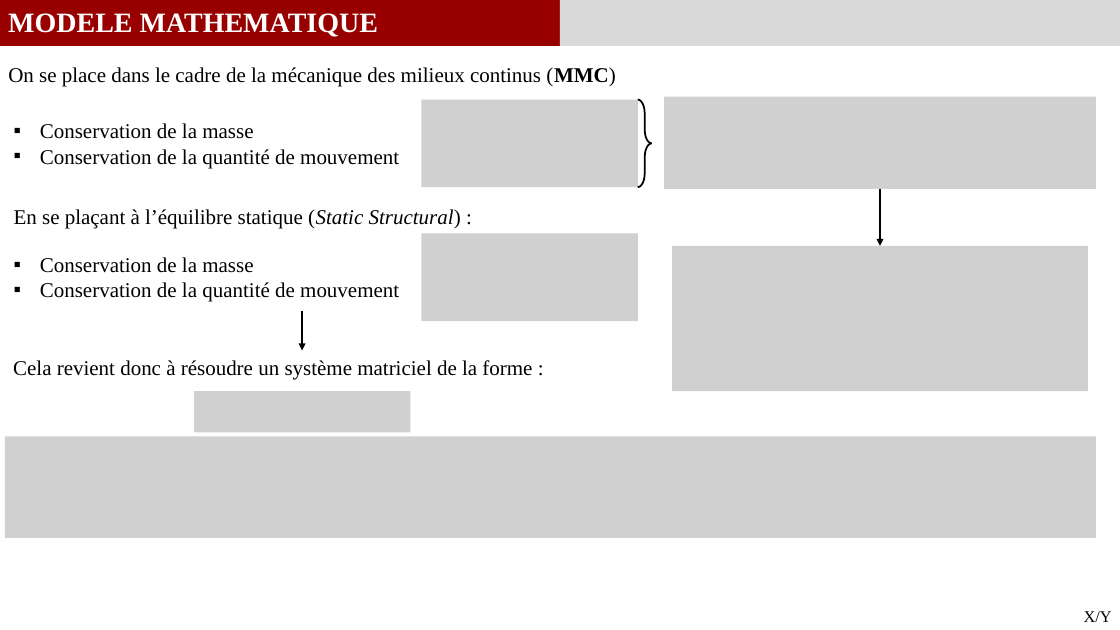
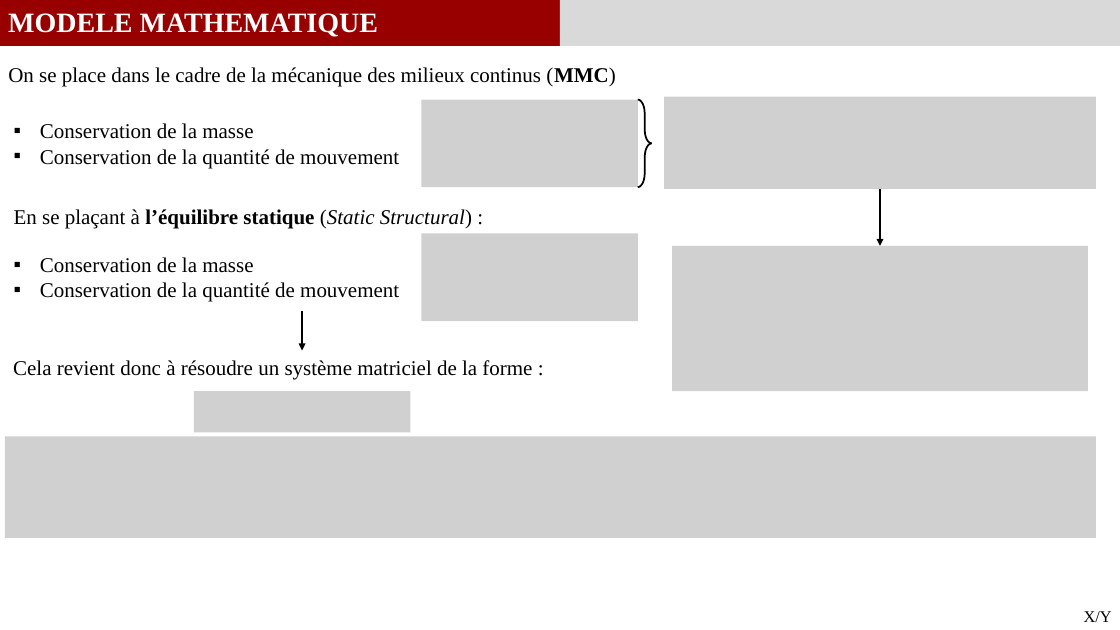
Before and after one commit to GauthierBRUNEL/MEC8211_projet, a slide deck: slide 4 of 03_Rapport/Rapport_Projet.pptx. Drawn at 1120x630 pixels with LibreOffice and Linux fonts; fonts in the diff are those of the drawing; grey boxes stand for pictures. Boxes give left, top, right and bottom in pixels: in the first picture for what was removed or moved away, otherwise in the second. Text is boxed around its words. In the diff, an @@ line names an element or a change of style, - is before the commit and + after.

```diff
--- a/03_Rapport/Rapport_Projet.pptx
+++ b/03_Rapport/Rapport_Projet.pptx
@@ text "En se plaçant à l’équilibre ..." at (14,209,472,229): bold on in "l’équilibre statique" @@
```
Also in this commit, not shown: 5 other slides changed, 3 slides added, 1 other file.
